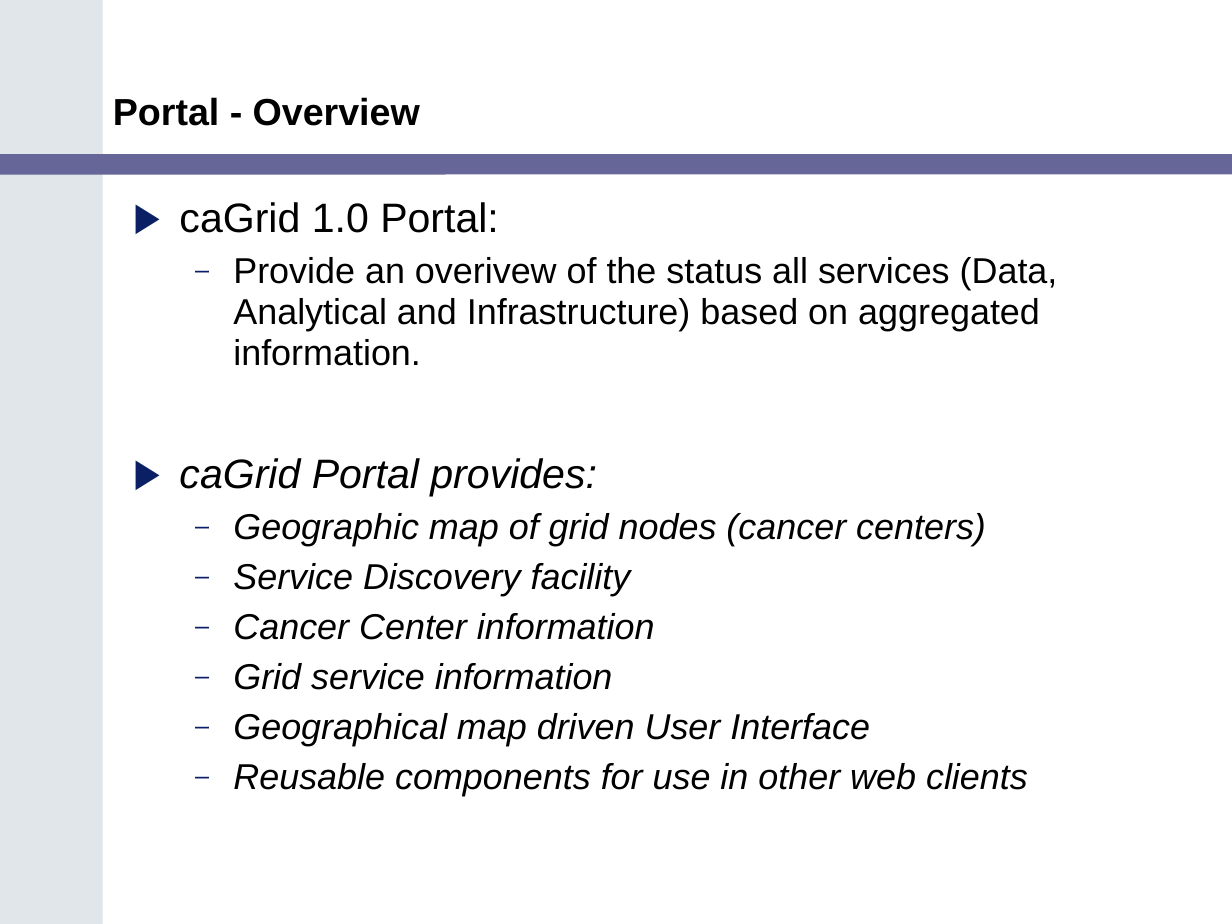
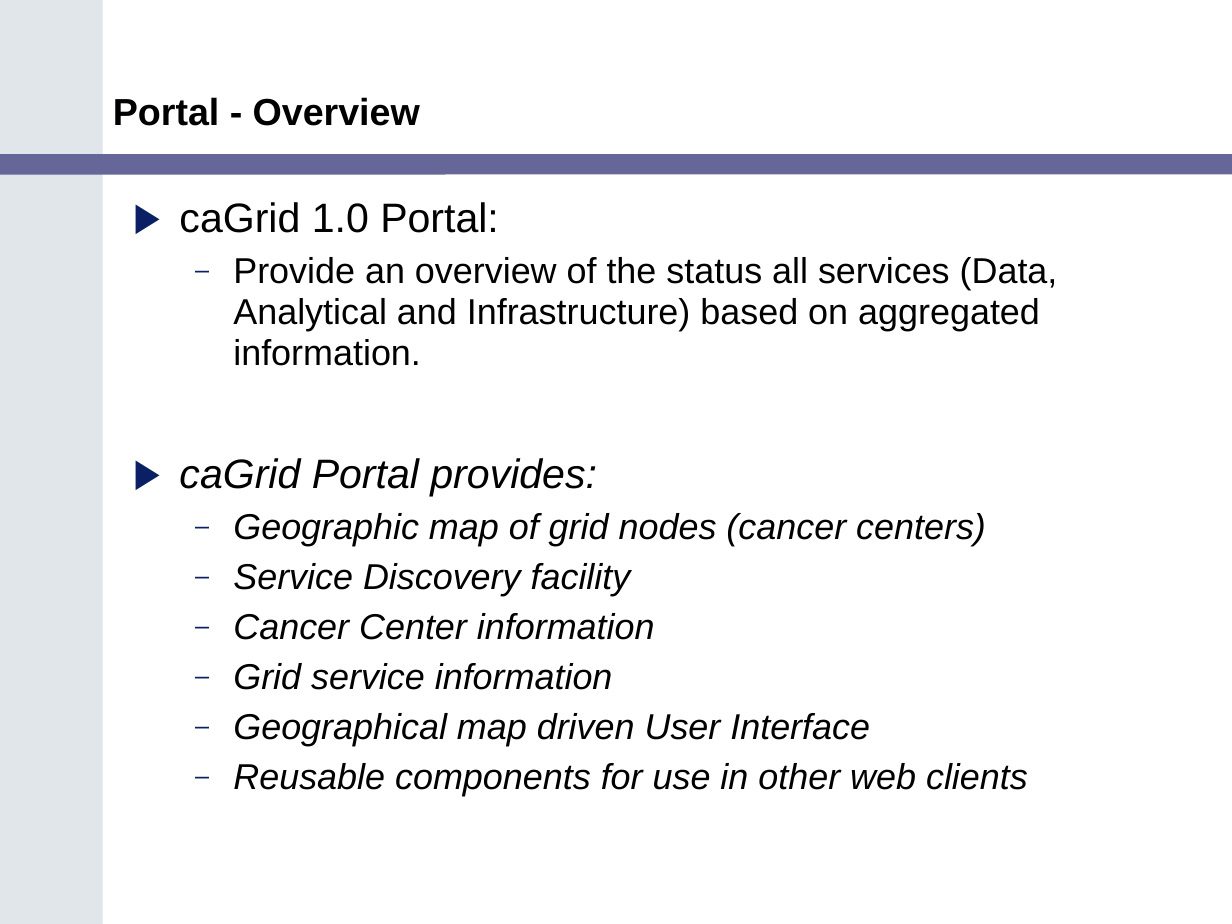
Before and after one commit to NCIP/cagrid-portal, a slide deck: slide 3 of cagrid-1-0/Documentation/presentations/200607_VCDE_ARCH/Portal_Arch_VCDE_2006_07.ppt. Drawn at 1232x924 pixels with LibreOffice and Linux fonts; fonts in the diff are those of the drawing; background and template pictures are left out. Boxes give left, top, right and bottom in pixels: in the first picture for what was removed or moved away, otherwise in the second. Text is boxed around its words. In the diff, an @@ line names an element or a change of style, - is before the commit and + after.

```diff
--- a/cagrid-1-0/Documentation/presentations/200607_VCDE_ARCH/Portal_Arch_VCDE_2006_07.ppt
+++ b/cagrid-1-0/Documentation/presentations/200607_VCDE_ARCH/Portal_Arch_VCDE_2006_07.ppt
@@ text at bbox=[233, 257, 1058, 366]: text changed @@
-  – Provide an overivew of the status all services (Data, Analytical and Infrastructure) based on aggregated information.
+  – Provide an overview of the status all services (Data, Analytical and Infrastructure) based on aggregated information.
```
Also in this commit, not shown: 4 other slides changed.
